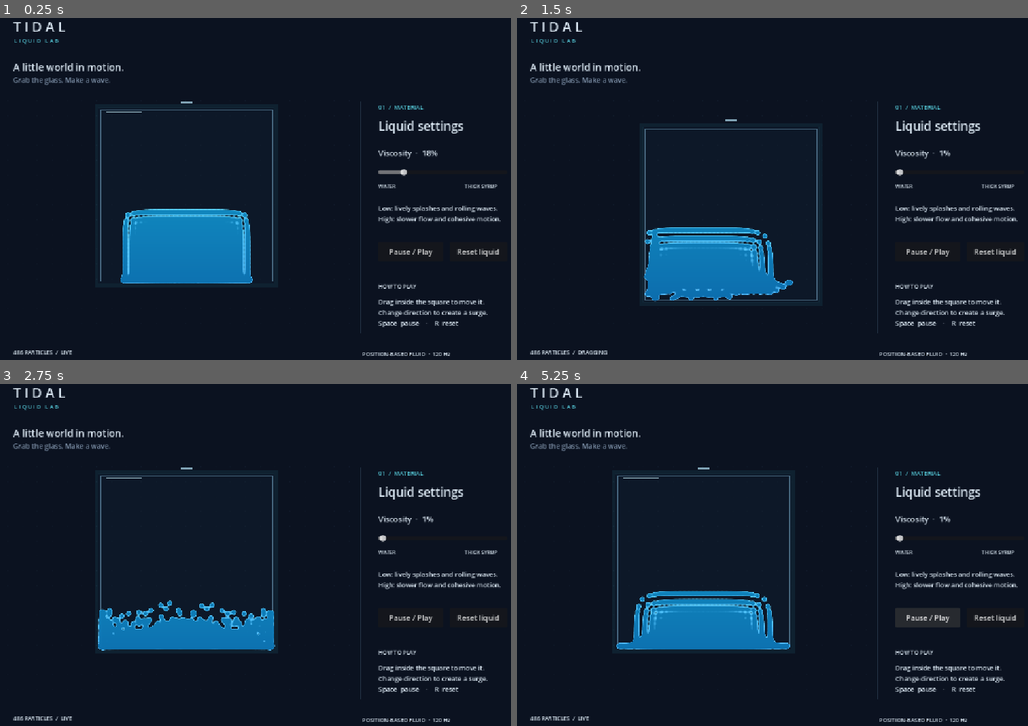
Above: before the commit, frames 1-4 (two rows, left to right).
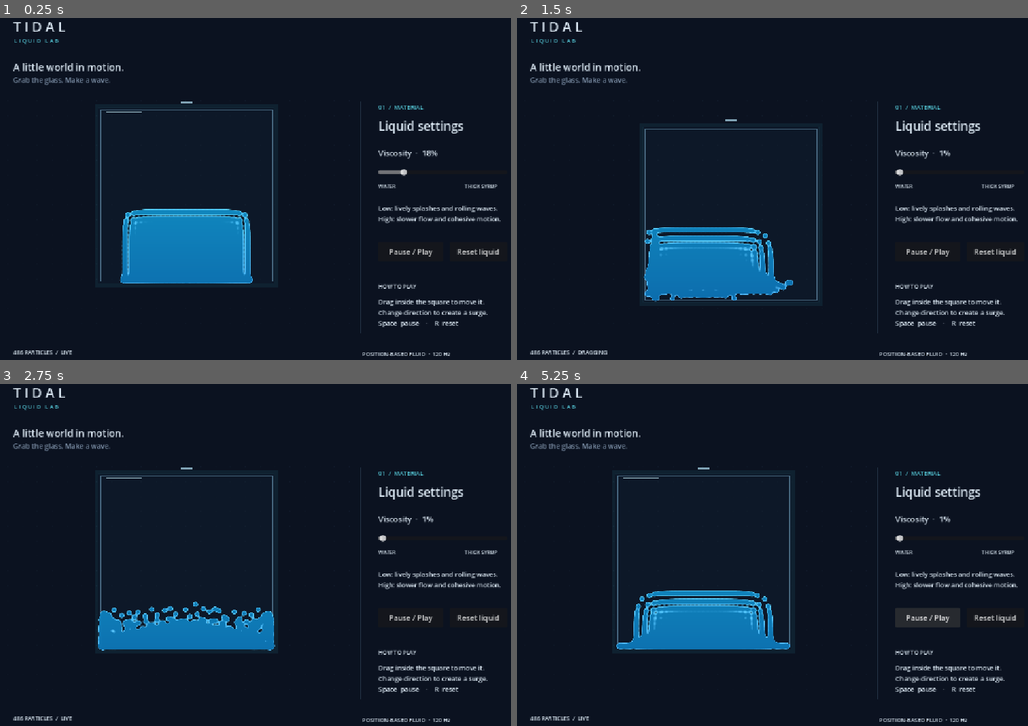
Above: after the commit, the same moments.

Repository: jell0213/LiquidSimulator_godot
Game: Godot game, scene res://main.tscn
Same seed, same stepped clock (60 frames per second), same inputs: the game is played once before the commit and once after it.
Inputs (mouse positions are in pixels of both pictures, inside the frame that each line leads up to):
- Up to frame 1 (0.25 s): no input
- Up to frame 2 (1.5 s): tap Enter at 0.5 s; move the mouse to (900, 171) at 0.52 s; tap R at 0.6 s; click (900, 171) at 0.67 s; tap Space at 0.77, 1.25 s; drag from (670, 206) to (752, 264) at 1.27 s
- Up to frame 3 (2.75 s): move the mouse to (316, 472) at 2.02 s; tap R at 2.1 s; click (316, 472) at 2.17 s
- Up to frame 4 (5.25 s): drag from (752, 630) to (614, 500) at 2.77 s; move the mouse to (946, 609) at 3.52 s; tap R at 3.6 s; click (946, 609) at 3.67 s; tap Space at 3.77 s; drag from (614, 500) to (695, 462) at 4.27 s; click "Pause / Play" at 5 s

The runs differ from the first frame. In frame 1, 0.2% of the frame differs, in the area x 23-50%, y 55-78%; in frame 2, 0.5%; in frame 3, 1.0%, in the area x 19-54%, y 63-78%; in frame 4, 0.5%.

Commit message:
Fix liquid columns sticking to container walls

Diff:
--- a/scripts/fluid.gd
+++ b/scripts/fluid.gd
@@ -73,7 +73,7 @@
         var i := pairs[k].x
         var j := pairs[k].y
         var q := distances[k]
-        var pressure := maxf(-45.0, 540.0 * (density[i] + density[j] - 2.0 * REST_DENSITY))
+        var pressure := maxf(0.0, 540.0 * (density[i] + density[j] - 2.0 * REST_DENSITY))
         var near_pressure := 2400.0 * (near_density[i] + near_density[j])
         var displacement := directions[k] * (dt * dt * (pressure * q + near_pressure * q * q) * 0.5)
         positions[i] -= displacement
@@ -81,6 +81,19 @@
     var lower := center - Vector2.ONE * (half_size - RADIUS)
     var upper := center + Vector2.ONE * (half_size - RADIUS)
     for i in positions.size():
+        # A hard clamp alone collapses particles onto identical wall coordinates.
+        # Such a 1D column has no lateral pressure direction and can support
+        # itself vertically forever. Mirror boundary support supplies the missing
+        # inward normal pressure from a virtual particle across each wall.
+        # This is repulsive only, with no tangential force or wall adhesion.
+        var boundary_correction := Vector2.ZERO
+        for axis in 2:
+            var wall_min := center[axis] - half_size
+            var wall_max := center[axis] + half_size
+            var left_q := clampf(1.0 - 2.0 * (positions[i][axis] - wall_min) / H, 0.0, 1.0)
+            var right_q := clampf(1.0 - 2.0 * (wall_max - positions[i][axis]) / H, 0.0, 1.0)
+            boundary_correction[axis] = 2400.0 * dt * dt * (left_q * left_q - right_q * right_q)
+        positions[i] += boundary_correction
         positions[i] = positions[i].clamp(lower, upper)
         velocities[i] = (positions[i] - previous[i]) / dt
     # XSPH velocity diffusion gives continuously adjustable viscosity.
--- /dev/null
+++ b/tests/wall_release_test.gd
@@ -0,0 +1,62 @@
+extends SceneTree
+const Fluid = preload("res://scripts/fluid.gd")
+
+func _initialize() -> void:
+    for viscosity in [0.0, 1.0]:
+        if not check_columns(viscosity) or not check_shake_and_rest(viscosity):
+            quit(1)
+            return
+    print("WALL_RELEASE_TEST_OK: both walls, viscosity 0 and 1, shake then rest")
+    quit(0)
+
+func check_columns(viscosity: float) -> bool:
+    var fluid := Fluid.new()
+    fluid.viscosity = viscosity
+    # Reproduce columns flattened by wall projection after a hard shake.
+    for side in [-1.0, 1.0]:
+        for i in 60:
+            fluid.positions.append(Vector2(side * (185.0 - Fluid.RADIUS), -140 + i * 5.2))
+            fluid.velocities.append(Vector2.ZERO)
+    fluid.density.resize(fluid.positions.size())
+    fluid.near_density.resize(fluid.positions.size())
+    for frame in 600:
+        fluid.step(1.0 / 120.0, Vector2.ZERO, 185, Vector2.ZERO)
+    var elevated := 0
+    var mean_y := 0.0
+    for p in fluid.positions:
+        if p.y < 100:
+            elevated += 1
+        mean_y += p.y / fluid.positions.size()
+    print("WALL_RELEASE elevated=", elevated, " mean_y=", mean_y)
+    if elevated > 6 or mean_y < 120:
+        push_error("Unsupported wall columns must fall and form a bottom pool")
+        return false
+    return true
+
+func check_shake_and_rest(viscosity: float) -> bool:
+    var fluid := Fluid.new()
+    fluid.reset(Vector2.ZERO)
+    fluid.viscosity = viscosity
+    var center := Vector2.ZERO
+    for frame in 1200:
+        var previous := center
+        if frame < 240:
+            center = Vector2(sin(frame / 120.0 * 9) * 110, sin(frame / 120.0 * 5) * 65)
+        fluid.step(1.0 / 120.0, center, 185, (center - previous) * 120)
+        for i in fluid.positions.size():
+            var relative := fluid.positions[i] - center
+            if not relative.is_finite() or not fluid.velocities[i].is_finite() or absf(relative.x) > 181.51 or absf(relative.y) > 181.51:
+                push_error("Invalid or escaped particle during shake/rest")
+                return false
+    var high_wall_particles := 0
+    var mean_y := 0.0
+    for p in fluid.positions:
+        var relative := p - center
+        if absf(relative.x) > 165 and relative.y < 60:
+            high_wall_particles += 1
+        mean_y += relative.y / fluid.positions.size()
+    print("SHAKE_REST viscosity=", viscosity, " high_wall_particles=", high_wall_particles, " mean_y=", mean_y)
+    if high_wall_particles > 4 or mean_y < 110:
+        push_error("Liquid must settle after the container stops")
+        return false
+    return true
Not shown, changed: README.md
